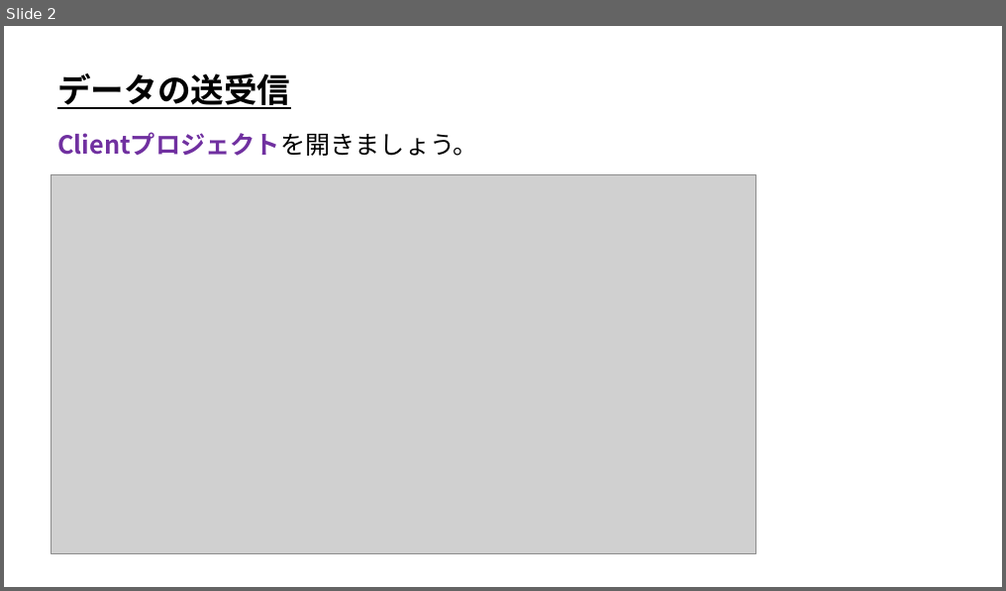
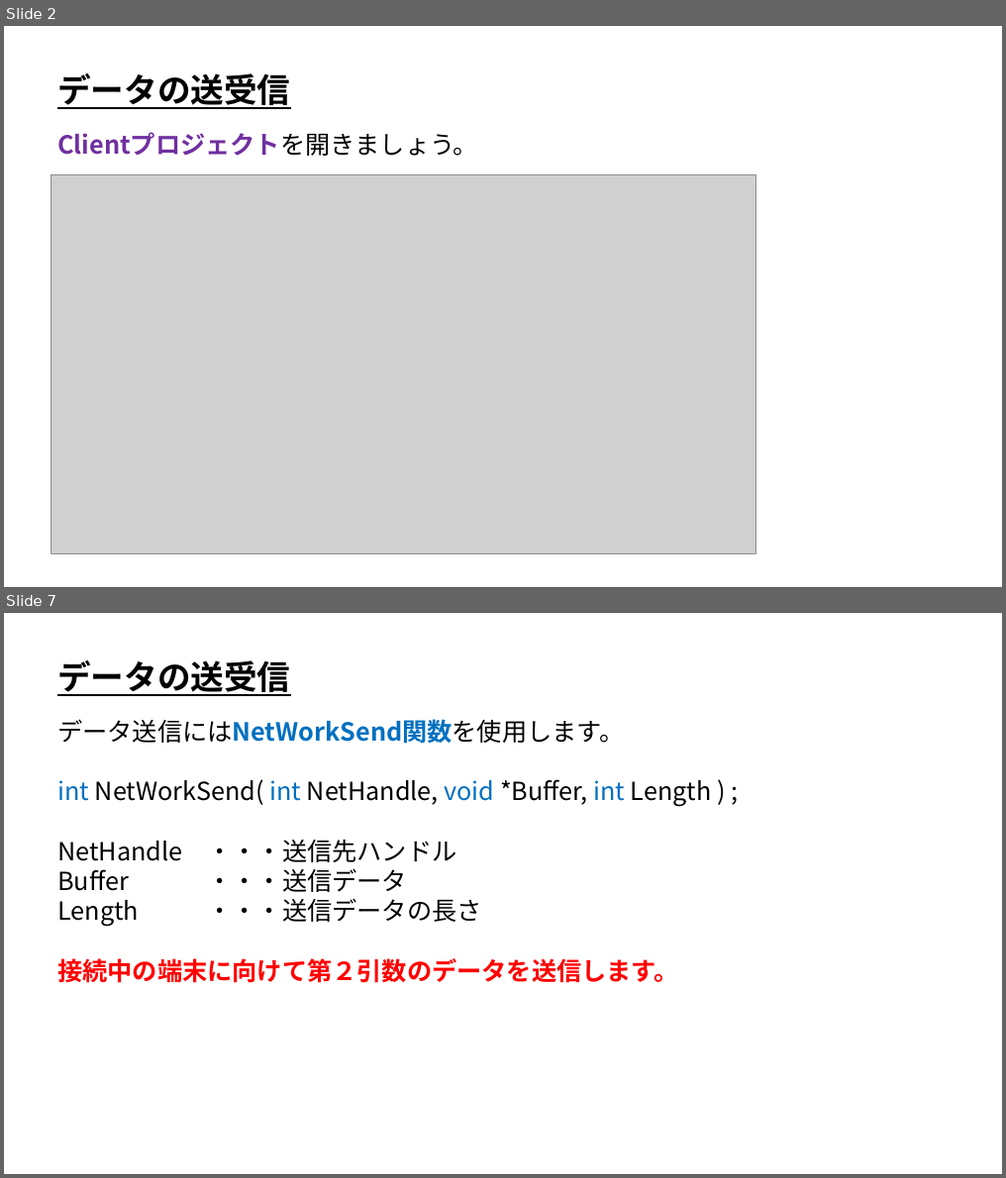
Before and after one commit to ArakiYusuke-Ohara/Textbook, a slide deck: ゲーム科3年/00_前期/オンラインゲームプログラミングⅠ/02_データの送受信.pptx. Shown one above the other, each under a label of ours: slide 2 before the commit, slides 2 and 7 after it; the slides between them are not shown. The pictures are 1006x591 and 1006x1178 pixels, drawn with LibreOffice and Linux fonts; fonts in the diff are those of the drawing; grey boxes stand for pictures. Boxes give left, top, right and bottom in pixels: in the first picture for what was removed or moved away, otherwise in the second. Text is boxed around its words. In the diff, an @@ line names an element or a change of style, - is before the commit and + after.

```diff
--- a/ゲーム科3年/00_前期/オンラインゲームプログラミングⅠ/02_データの送受信.pptx
+++ b/ゲーム科3年/00_前期/オンラインゲームプログラミングⅠ/02_データの送受信.pptx
@@ slide 7 added at [4,613,1002,1174], background #FFFFFF @@
@@ text added at [57,661,290,696], 32 pt, text #000000, bold, underline @@
+データの送受信
@@ text added at [57,719,712,983], 24 pt, text #000000 @@
+データ送信にはNetWorkSend関数を使用します。
+int NetWorkSend( int NetHandle, void *Buffer, int Length ) ;
+NetHandle ・・・送信先ハンドル
+Buffer ・・・送信データ
+Length ・・・送信データの長さ
+接続中の端末に向けて第２引数のデータを送信します。
```
Also in this commit, not shown: 5 slides changed, 2 other slides added, 2 slides removed.
